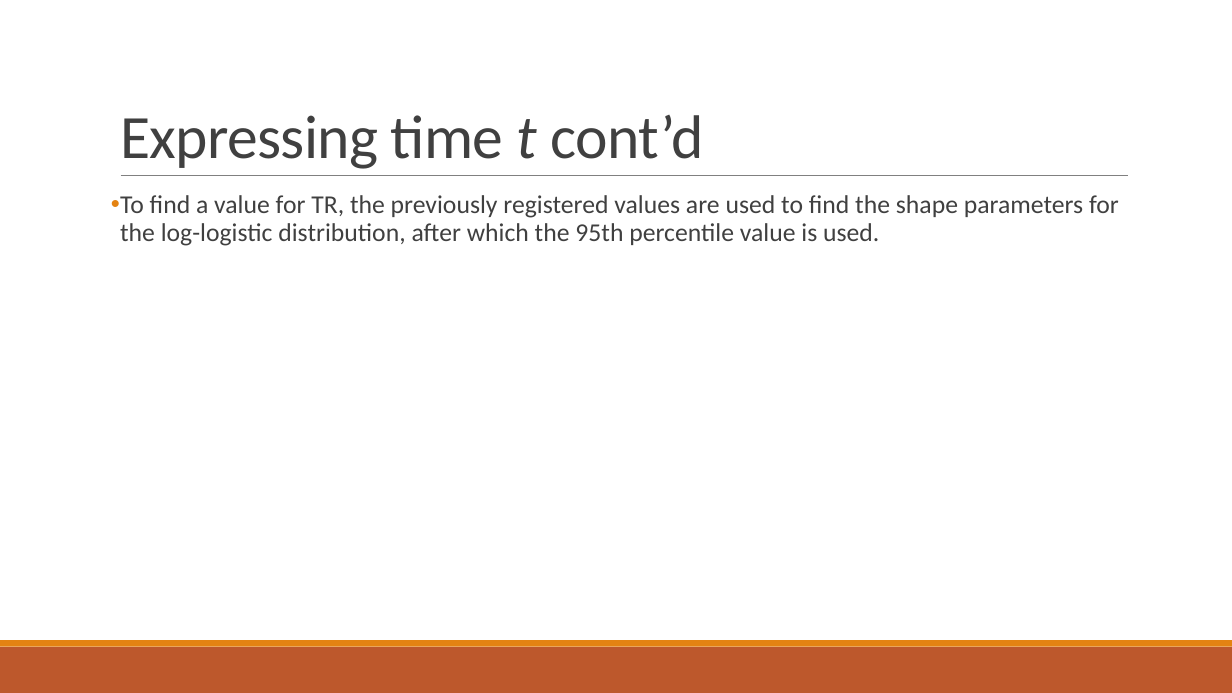
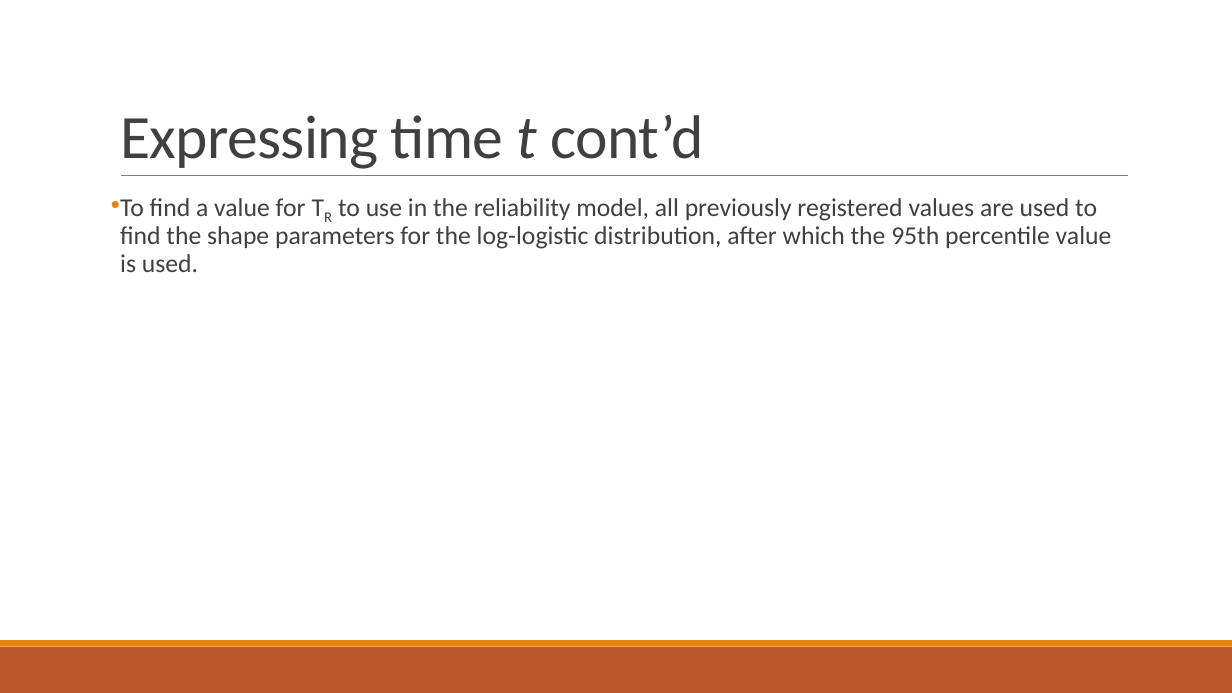
Before and after one commit to PStahl/master_thesis, a slide deck: slide 34 of presentation/presentation.pptx. Drawn at 1232x693 pixels with LibreOffice and Linux fonts; fonts in the diff are those of the drawing. Boxes give left, top, right and bottom in pixels: in the first picture for what was removed or moved away, otherwise in the second. Text is boxed around its words. In the diff, an @@ line names an element or a change of style, - is before the commit and + after.

```diff
--- a/presentation/presentation.pptx
+++ b/presentation/presentation.pptx
@@ text at bbox=[120, 198, 1112, 272]: text changed @@
-• To find a value for TR, the previously registered values are used to find the shape parameters for the log-logistic distribution, after which the 95th percentile value is used.
+• To find a value for TR to use in the reliability model, all previously registered values are used to find the shape parameters for the log-logistic distribution, after which the 95th percentile value is used.
```
Also in this commit, not shown: 5 other slides changed.
